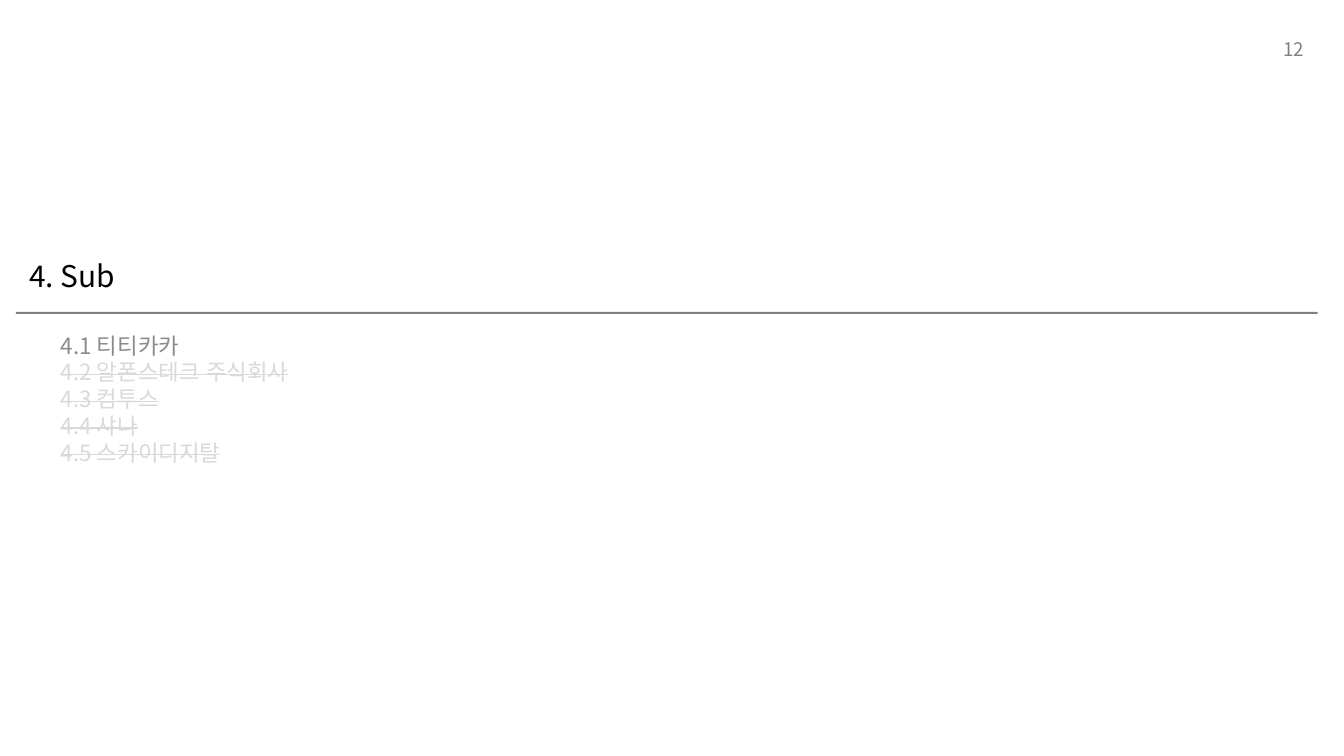
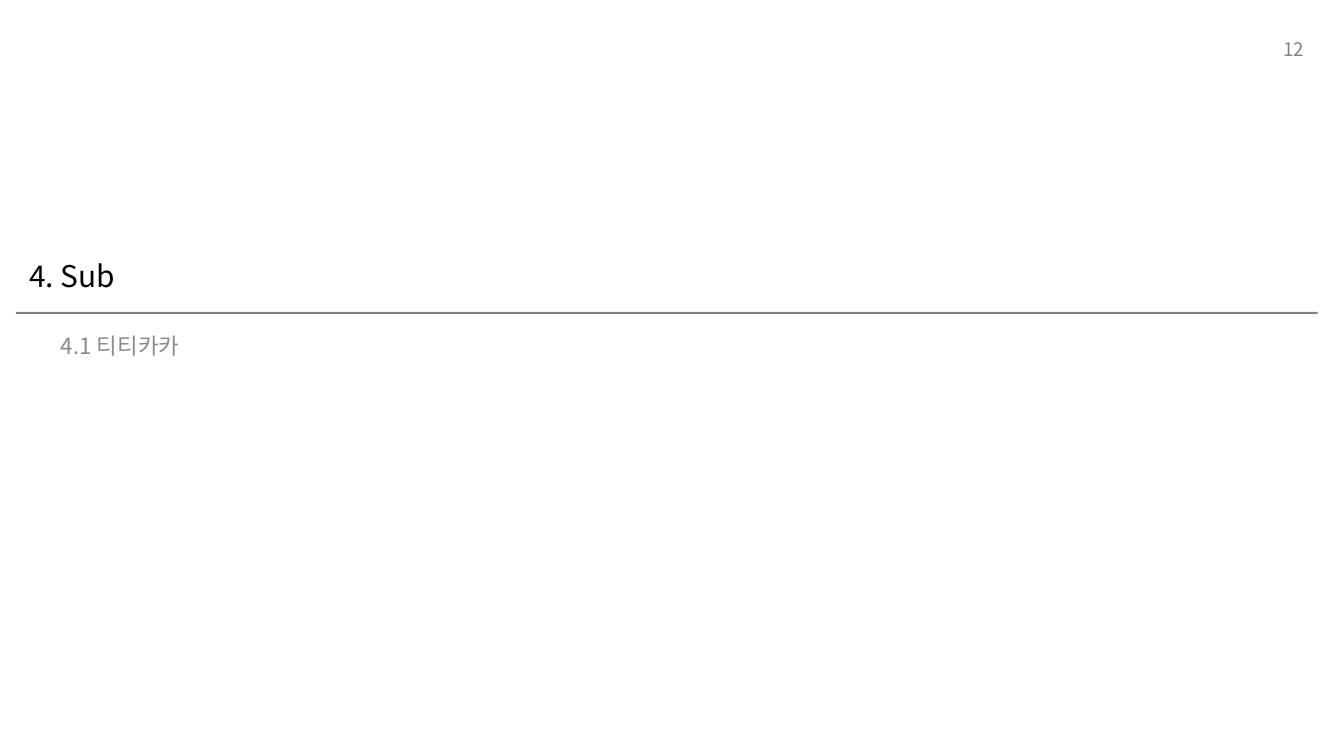
Before and after one commit to ramses203/HTML_CSS_JAVASCRIPT, a slide deck: slide 12 of website/스토리 보드_v1.0.pptx. Drawn at 1344x756 pixels with LibreOffice and Linux fonts; fonts in the diff are those of the drawing. Boxes give left, top, right and bottom in pixels: in the first picture for what was removed or moved away, otherwise in the second. Text is boxed around its words. In the diff, an @@ line names an element or a change of style, - is before the commit and + after.

```diff
--- a/website/스토리 보드_v1.0.pptx
+++ b/website/스토리 보드_v1.0.pptx
@@ subtitle at (61,355,288,468): paragraphs removed @@
-4.2 알폰스테크 주식회사
-4.3 컴투스
-4.4 샤나
-4.5 스카이디지탈
```
Also in this commit, not shown: 1 other slide changed, 10 other files.
